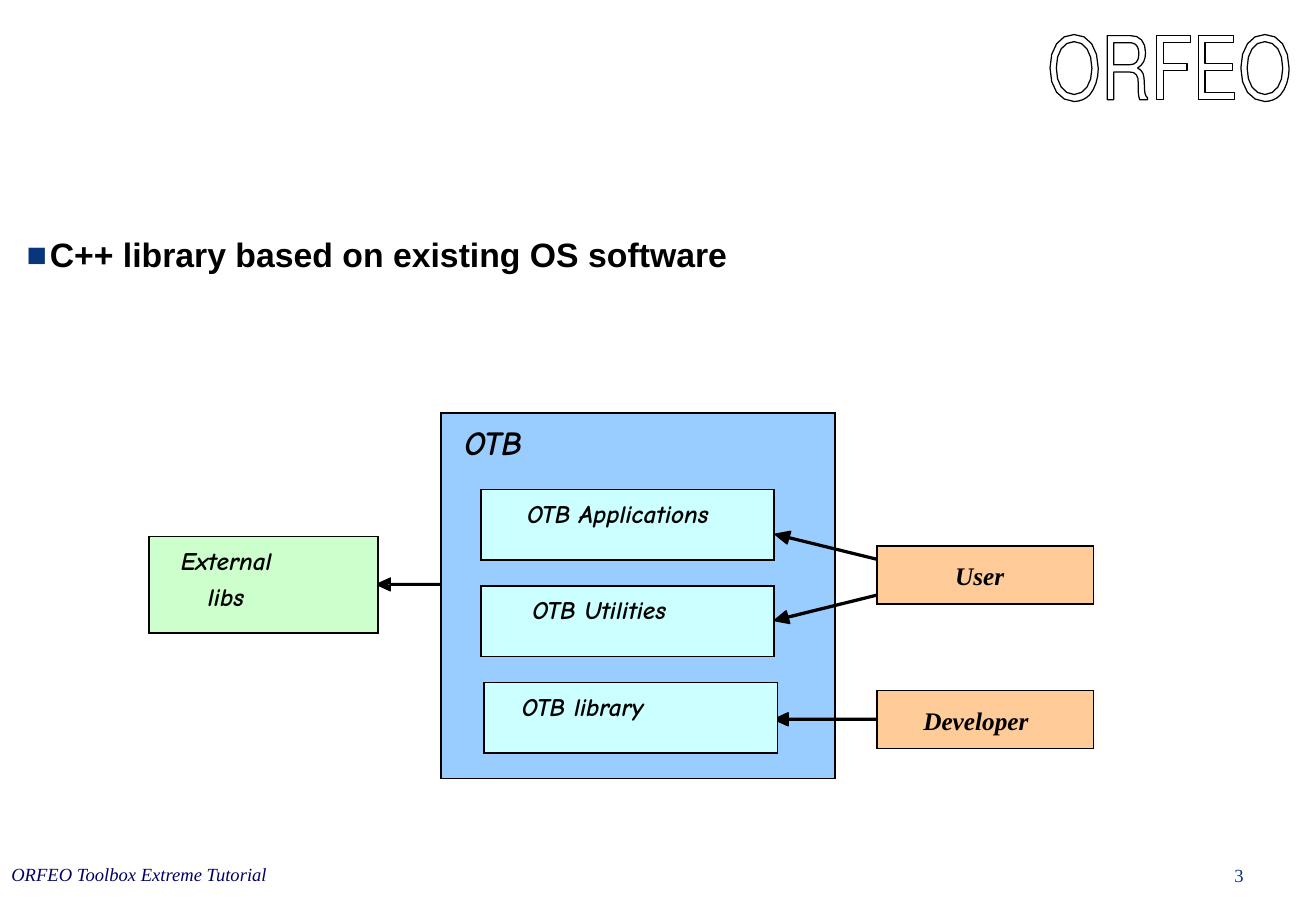
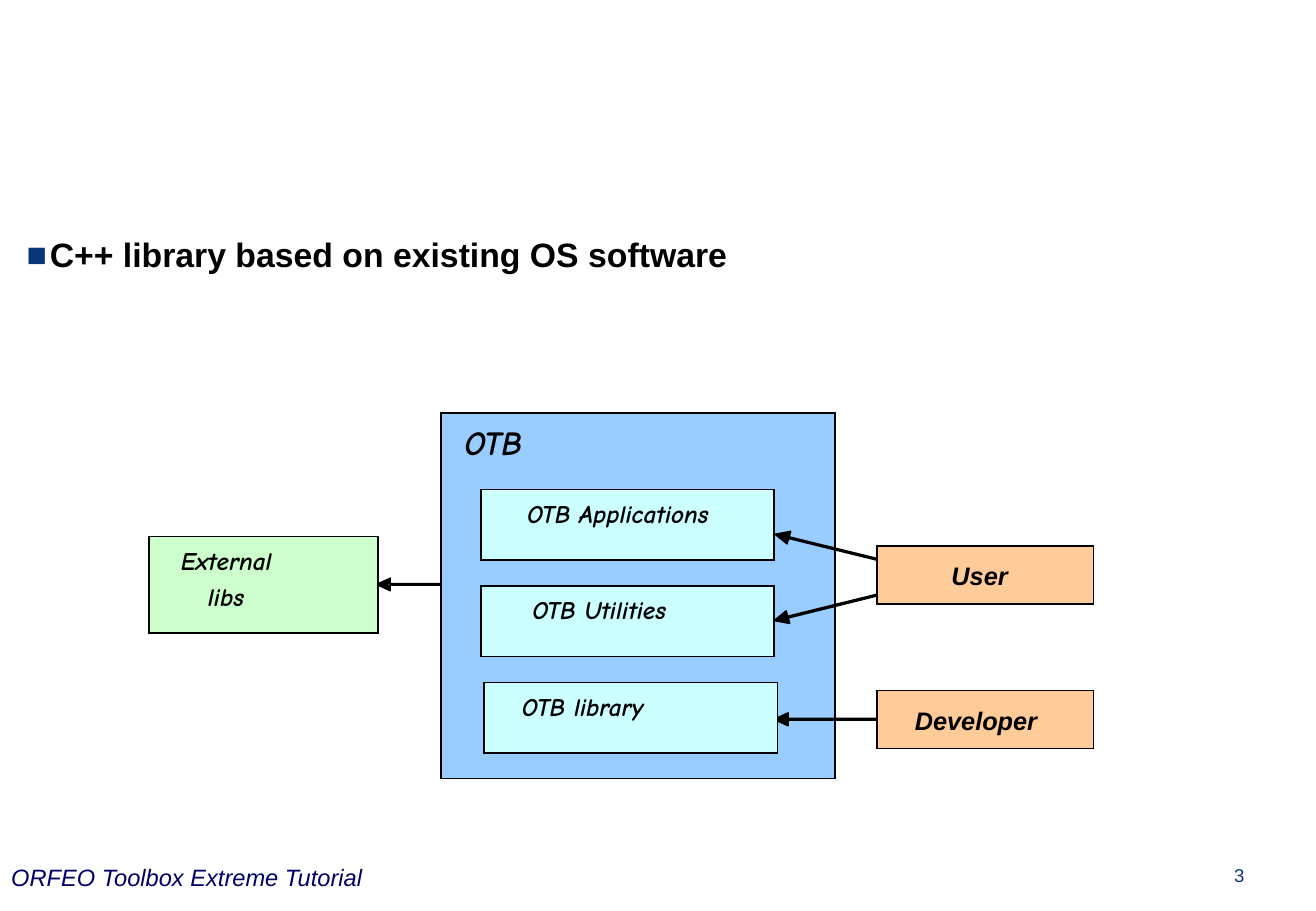
Before and after one commit to orfeotoolbox/OTB-Documents, a slide deck: slide 3 of CourseWare/OTBIn90Minutes.ppt. Drawn at 1316x911 pixels with LibreOffice and Linux fonts; fonts in the diff are those of the drawing; background and template pictures are left out. Boxes give left, top, right and bottom in pixels: in the first picture for what was removed or moved away, otherwise in the second. Text is boxed around its words. In the diff, an @@ line names an element or a change of style, - is before the commit and + after.

```diff
--- a/CourseWare/OTBIn90Minutes.ppt
+++ b/CourseWare/OTBIn90Minutes.ppt
@@ group removed at <box>1050,34,1289,101</box>: 5 freeform shapes @@
@@ font Times New Roman to Arial in 3 elements at <box>1234,869,1244,882</box>, <box>951,567,1007,586</box>, <box>915,711,1037,735</box> @@
@@ text "Developer": place and size @@
-text "Developer" at <box>923,712,1028,736</box>
+text "Developer" at <box>915,711,1037,735</box>
@@ text "ORFEO Toolbox Extreme Tutorial" at <box>11,869,362,887</box>: size 11 to 14 pt, font Times New Roman to Arial @@
```
Also in this commit, not shown: 31 other slides changed, 2 other files.
